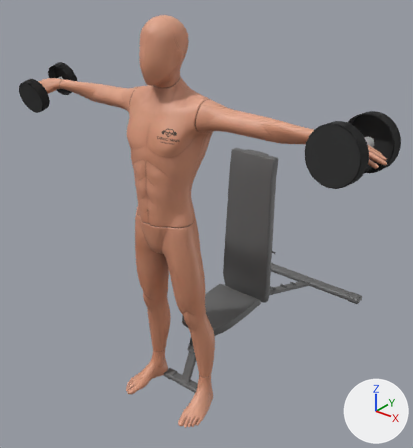
A saved change to the glTF model models/press_militar_sentado_mancuernas.glb.
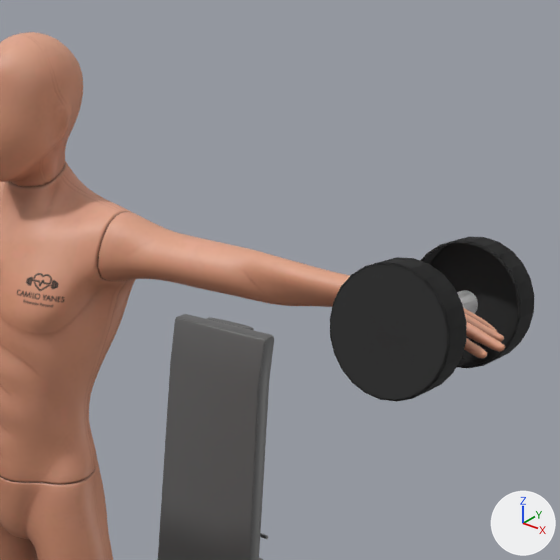
Each version is shown whole from a 50 mm camera at (1.493, -1.627, 1.993) aimed at (-0.126, 0.397, 0.739), then close up on the part from 36% to 100% of the width and 0% to 59% of the height. Every picture has the same lights, and +X, +Y and +Z are marked at lower right. Where no turn or scale is listed for an object, it has been applied to the vertices.

In view in the first close-up: 'Ch36', 'Cube.028', 'ID985.001'.
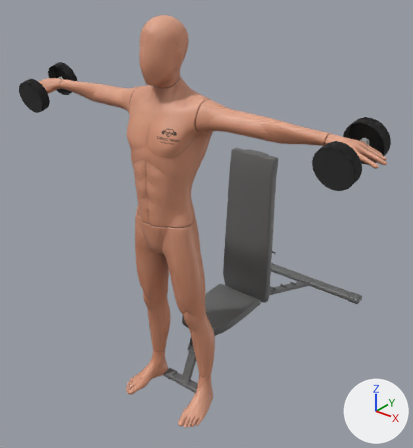
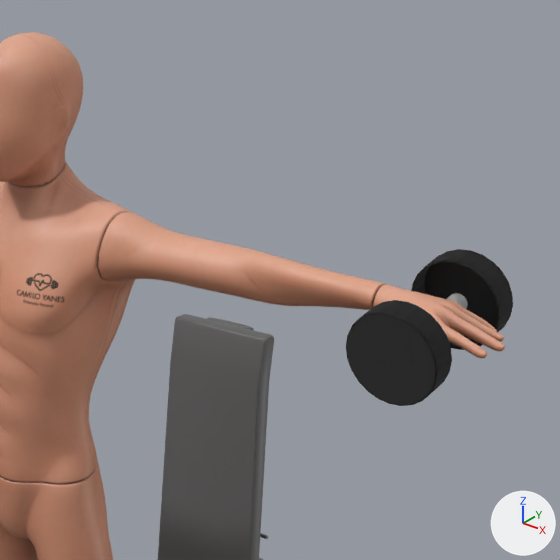
Commit message: actualizacion model 19

What the commit changed:
Object 'ID985.001' (ob_id985_001) moves from (0.768, 0.031, 1.414) to (0.771, 0.014, 1.403).
Object 'ID985.001' (ob_id985_001) turns from (14, -74, 164) to (-80, 102, -82) degrees about x, y and z.
Object 'ID985.001' (ob_id985_001) is rescaled from (0.0338, 0.0314, 0.0323) to (0.0254, 0.0254, 0.0254).

Location of each change, (x1, y1, x2, y2) in pixels of the close-ups (560 x 560 px):
'ID985.001', moved, turned, rescaled: before (330, 237, 534, 402); after (346, 249, 513, 406)
